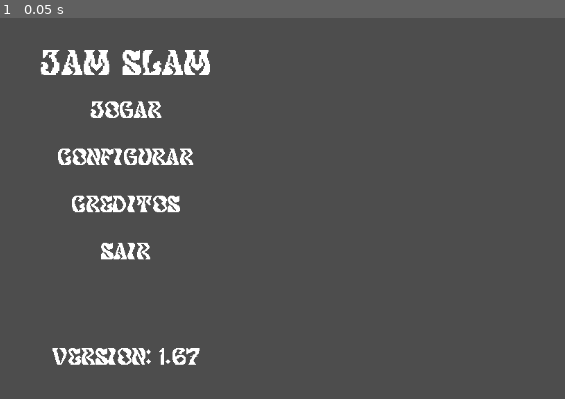
Above: before the commit, frame 1.
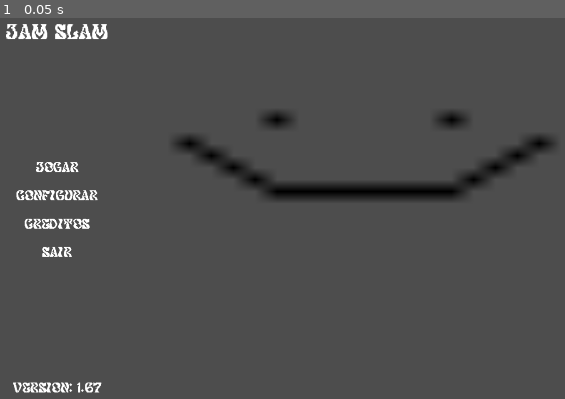
Above: after the commit, the same moment.

Repository: Gus-Kruz/projeto-bixarada
Game: Godot game, scene res://menu/menu_principal.tscn
Two runs of this game, one before a commit and one after it. Both use one fixed random seed, a clock stepped at 60 frames per second and the inputs below. Before the commit the project has no main scene; this scene is started directly in both runs.
Inputs:
- Up to frame 1 (0.05 s): no input

The runs differ from the first frame. In frame 1, 8.5% of the frame differs, in the area x 1-99%, y 1-99%.

Commit message:
Termina o template do menu principal

Diff:
--- /dev/null
+++ b/menu/menu_principal.gd
@@ -0,0 +1,18 @@
+extends MarginContainer
+
+
+func _on_jogar_pressed() -> void:
+	pass
+	# get_tree().change_scene_to_file("res://caminho_para_tela_selecao")
+
+func _on_configurações_pressed() -> void:
+	pass
+	# get_tree().change_scene_to_file("res://caminho_para_tela_configuração")
+
+func _on_créditos_pressed() -> void:
+	print("lá ele da silva")
+	# get_tree().change_scene_to_file("res://caminho_para_tela_creditos")
+
+
+func _on_sair_pressed() -> void:
+	get_tree().quit()
--- a/menu/menu_principal.tscn
+++ b/menu/menu_principal.tscn
@@ -1,11 +1,13 @@
 [gd_scene format=3 uid="uid://c3c4wdfuye3h6"]
 
+[ext_resource type="Script" uid="uid://bp77exajhas1v" path="res://menu/menu_principal.gd" id="1_5peh6"]
 [ext_resource type="Texture2D" uid="uid://bxbsfh5boret7" path="res://imagens/Logo placeholder.png" id="1_kaf03"]
 [ext_resource type="Texture2D" uid="uid://di8ndjty544dk" path="res://imagens/jogar placeholder.png" id="2_kaf03"]
 [ext_resource type="Texture2D" uid="uid://bpq4u2iy5h40d" path="res://imagens/Configurar placeholder.png" id="3_35p1k"]
 [ext_resource type="Texture2D" uid="uid://yceftpskd2sv" path="res://imagens/Creditos placeholder.png" id="4_5u2e6"]
 [ext_resource type="Texture2D" uid="uid://cc6a3cnx8kmh4" path="res://imagens/sair placeholder.png" id="5_5peh6"]
 [ext_resource type="Texture2D" uid="uid://bnyg5crf47few" path="res://imagens/Versão placeholder.png" id="5_t1ba6"]
+[ext_resource type="Texture2D" uid="uid://c0s6s2d1naje7" path="res://imagens/New Piskel-1.png.png" id="8_35p1k"]
 
 [node name="MarginContainer" type="MarginContainer" unique_id=1585832246]
 anchors_preset = 15
@@ -17,6 +19,12 @@
 theme_override_constants/margin_top = 80
 theme_override_constants/margin_right = 120
 theme_override_constants/margin_bottom = 80
+script = ExtResource("1_5peh6")
+
+[node name="TextureRect" type="TextureRect" parent="." unique_id=561242855]
+z_index = -1
+layout_mode = 2
+texture = ExtResource("8_35p1k")
 
 [node name="HBoxContainer" type="HBoxContainer" parent="." unique_id=166079408]
 layout_mode = 2
@@ -33,26 +41,25 @@
 [node name="MenuOptions" type="VBoxContainer" parent="HBoxContainer/VBoxContainer" unique_id=1192275697]
 layout_mode = 2
 size_flags_horizontal = 4
-size_flags_vertical = 3
+size_flags_vertical = 6
 
-[node name="Jogar" type="TextureRect" parent="HBoxContainer/VBoxContainer/MenuOptions" unique_id=583242618]
+[node name="Jogar" type="TextureButton" parent="HBoxContainer/VBoxContainer/MenuOptions" unique_id=1989734103]
 layout_mode = 2
-texture = ExtResource("2_kaf03")
+texture_normal = ExtResource("2_kaf03")
 stretch_mode = 3
 
-[node name="Configurações" type="TextureRect" parent="HBoxContainer/VBoxContainer/MenuOptions" unique_id=872956947]
+[node name="Configurações" type="TextureButton" parent="HBoxContainer/VBoxContainer/MenuOptions" unique_id=407052297]
 layout_mode = 2
-texture = ExtResource("3_35p1k")
-stretch_mode = 3
+texture_normal = ExtResource("3_35p1k")
 
-[node name="Créditos" type="TextureRect" parent="HBoxContainer/VBoxContainer/MenuOptions" unique_id=868492477]
+[node name="Créditos" type="TextureButton" parent="HBoxContainer/VBoxContainer/MenuOptions" unique_id=1170620072]
 layout_mode = 2
-texture = ExtResource("4_5u2e6")
-stretch_mode = 3
+texture_normal = ExtResource("4_5u2e6")
 
-[node name="Sair" type="TextureRect" parent="HBoxContainer/VBoxContainer/MenuOptions" unique_id=948827284]
+[node name="Sair" type="TextureButton" parent="HBoxContainer/VBoxContainer/MenuOptions" unique_id=1702937943]
 layout_mode = 2
-texture = ExtResource("5_5peh6")
+action_mode = 0
+texture_normal = ExtResource("5_5peh6")
 stretch_mode = 3
 
 [node name="Versão" type="TextureRect" parent="HBoxContainer/VBoxContainer" unique_id=1223995907]
@@ -62,3 +69,9 @@
 
 [node name="CenterContainer" type="CenterContainer" parent="HBoxContainer" unique_id=613604493]
 layout_mode = 2
+
+[connection signal="mouse_entered" from="." to="." method="_on_mouse_entered"]
+[connection signal="pressed" from="HBoxContainer/VBoxContainer/MenuOptions/Jogar" to="." method="_on_jogar_pressed"]
+[connection signal="pressed" from="HBoxContainer/VBoxContainer/MenuOptions/Configurações" to="." method="_on_configurações_pressed"]
+[connection signal="pressed" from="HBoxContainer/VBoxContainer/MenuOptions/Créditos" to="." method="_on_créditos_pressed"]
+[connection signal="pressed" from="HBoxContainer/VBoxContainer/MenuOptions/Sair" to="." method="_on_sair_pressed"]
--- a/project.godot
+++ b/project.godot
@@ -11,8 +11,14 @@
 [application]
 
 config/name="projeto bixarada"
+run/main_scene="uid://c3c4wdfuye3h6"
 config/features=PackedStringArray("4.6", "Forward Plus")
 config/icon="res://icon.svg"
+
+[display]
+
+window/size/viewport_width=1920
+window/size/viewport_height=1080
 
 [input]
 
Not shown, added: menu/menu_principal.gd.uid
